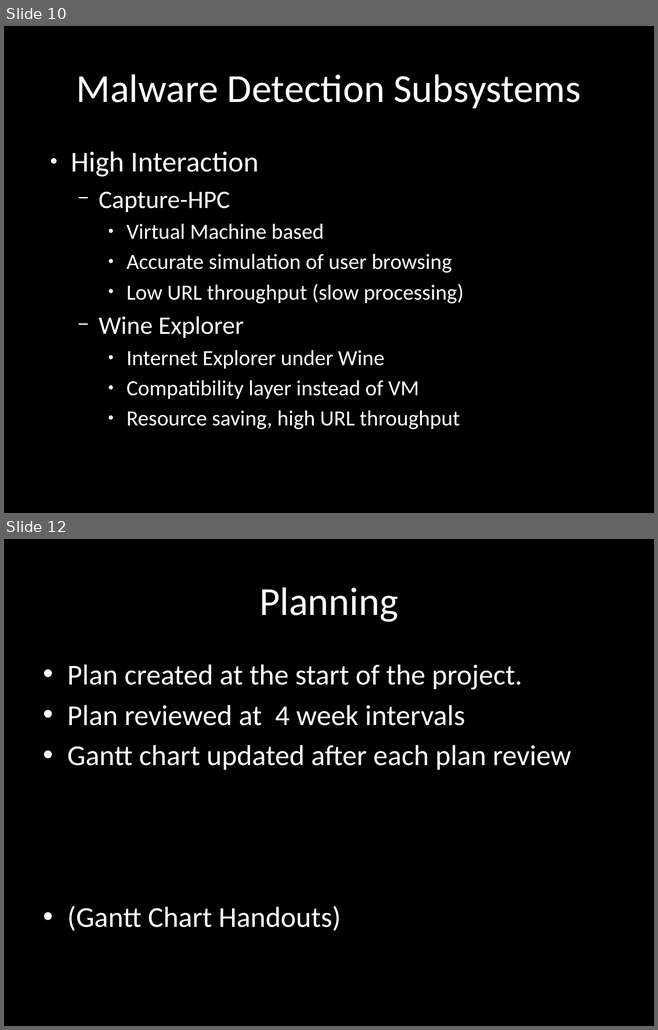
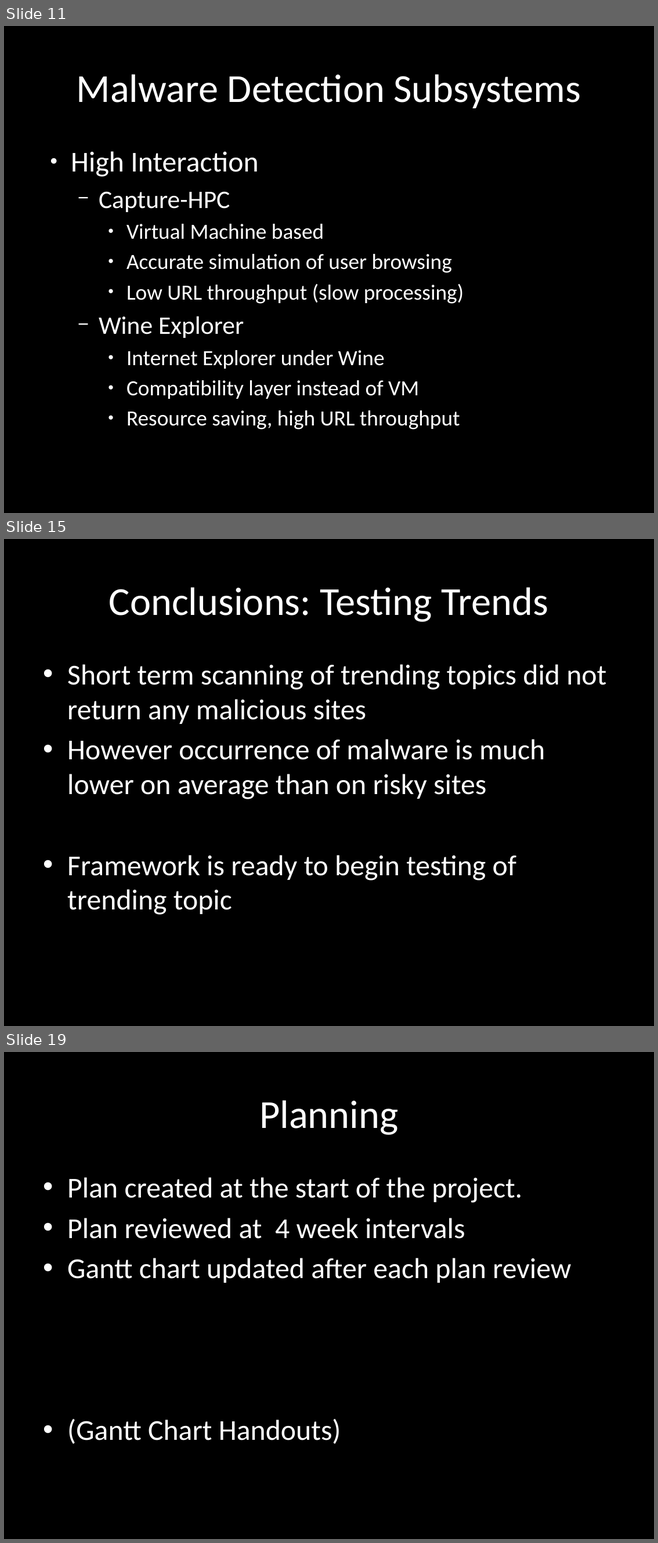
Before and after one commit to chrissorchard/malucrawl, a slide deck: doc/pres3/wk12-progress.pptx. Shown one above the other, each under a label of ours: slides 10 and 12 before the commit, slides 11, 15 and 19 after it; the slides between them are not shown. The pictures are 658x1030 and 658x1543 pixels, drawn with LibreOffice and Linux fonts; fonts in the diff are those of the drawing; background and template pictures are left out. Boxes give left, top, right and bottom in pixels: in the first picture for what was removed or moved away, otherwise in the second. Text is boxed around its words. In the diff, an @@ line names an element or a change of style, - is before the commit and + after.

Commit message:
Added conclusions and demo screenshots

```diff
--- a/doc/pres3/wk12-progress.pptx
+++ b/doc/pres3/wk12-progress.pptx
@@ slide 15 added at box(4, 539, 654, 1026), background picture (left out) @@
@@ title added at box(109, 587, 548, 622), 44 pt, text #FFFFFF @@
+Conclusions: Testing Trends
@@ text added at box(67, 664, 606, 915), 32 pt, text #FFFFFF @@
+• Short term scanning of trending topics did not return any malicious sites
+• However occurrence of malware is much lower on average than on risky sites
+• Framework is ready to begin testing of trending topic
@@ what was slide 10 is now slide 11 @@
@@ what was slide 12 is now slide 19 @@
```
Also in this commit, not shown: 4 slides changed, 6 other slides added, 4 slides removed.
